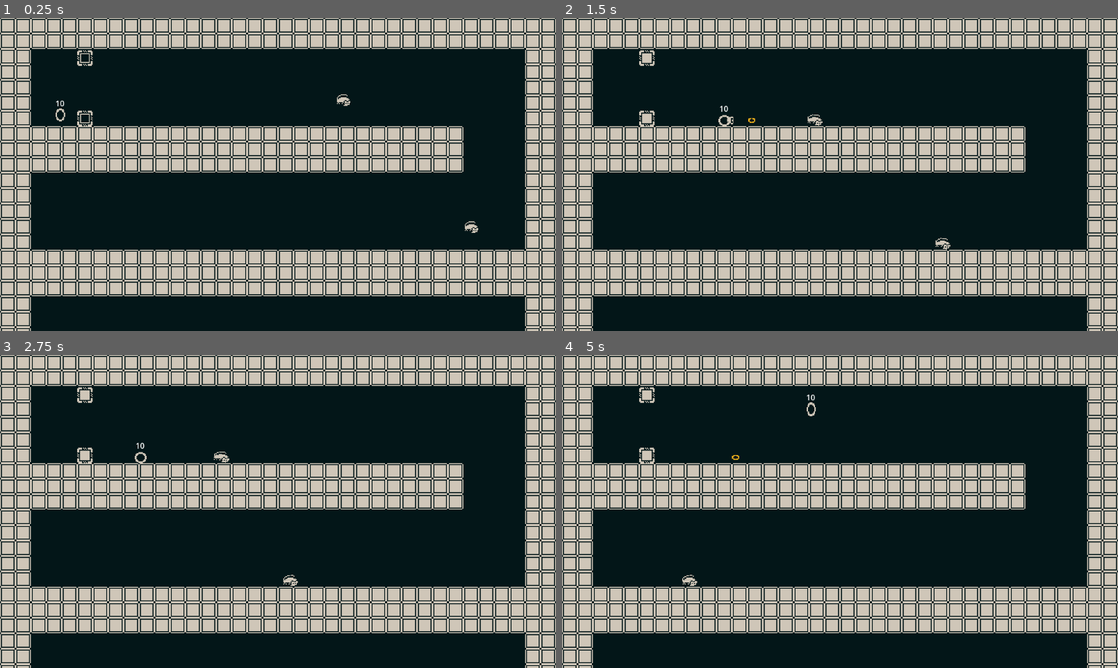
Above: before the commit, frames 1-4 (two rows, left to right).
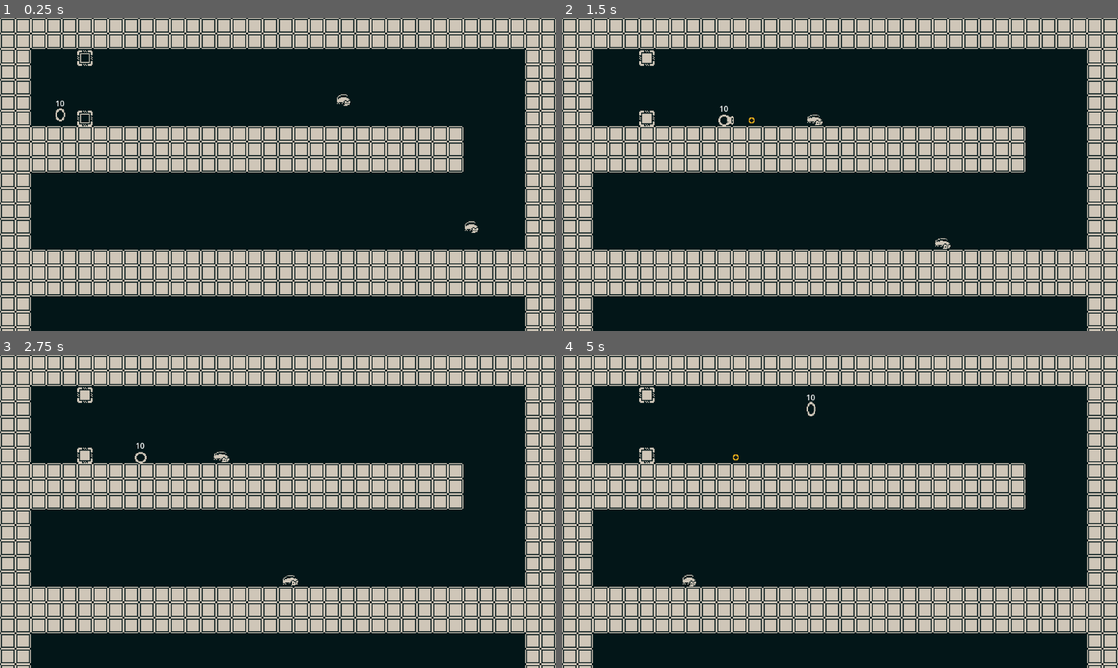
Above: after the commit, the same moments.

Repository: ajerezg/SlimeEscape
Game: Godot game, scene res://test_level.tscn
The game is run twice, just before and just after one commit, with the same random seed, the same clock (stepped at 60 frames per second) and the same inputs.
Inputs (mouse positions are in pixels of both pictures, inside the frame that each line leads up to):
- Up to frame 1 (0.25 s): no input
- Up to frame 2 (1.5 s): move the mouse to (962, 158) at 0.52 s; press the mouse at (962, 158) at 0.53 s; hold D (right) from 0.53 s (still down); tap Space (jump) at 0.77 s; move the mouse to (728, 190) at 1.27 s; release the mouse at (728, 190) at 1.28 s; right-click (728, 190) at 1.35 s
- Up to frame 3 (2.75 s): tap Space (jump) at 1.52 s; move the mouse to (333, 442) at 2.02 s; release D (right) at 2.03 s; press the mouse at (333, 442) at 2.03 s; hold A (left) from 2.03 s (still down)
- Up to frame 4 (5 s): move the mouse to (812, 574) at 2.77 s; release A (left) at 2.78 s; release the mouse at (812, 574) at 2.78 s; hold D (right) 2.78-4.28 s; right-click (812, 574) at 2.85 s; tap Space (jump) at 3.02, 3.77, 4.52 s; move the mouse to (1006, 558) at 3.52 s; press the mouse at (1006, 558) at 3.53 s; move the mouse to (673, 464) at 4.27 s; release the mouse at (673, 464) at 4.28 s; hold A (left) from 4.28 s (still down); right-click (673, 464) at 4.35 s

The runs differ from the first frame. In frame 1, less than 0.1% of the frame differs, in the area x 10-12%, y 29-33%; in frame 2, less than 0.1%, in the area x 28-70%, y 30-74%; in frame 3, less than 0.1%; in frame 4, less than 0.1%.

Commit message:
cambiar animaciones

Diff:
--- a/enemies/enemy_rat.tscn
+++ b/enemies/enemy_rat.tscn
@@ -124,10 +124,10 @@
 tracks/0/interp = 1
 tracks/0/loop_wrap = true
 tracks/0/keys = {
-"times": PackedFloat32Array(0, 0.8),
-"transitions": PackedFloat32Array(1, 1),
-"update": 0,
-"values": [Vector2(1.7, 2.5), Vector2(3, 1)]
+"times": PackedFloat32Array(0, 0.2, 0.4, 0.6, 0.8),
+"transitions": PackedFloat32Array(1, 1, 1, 1, 1),
+"update": 1,
+"values": [Vector2(1.7, 2.5), Vector2(2.025, 2.125), Vector2(2.35, 1.75), Vector2(2.675, 1.375), Vector2(3, 1)]
 }
 tracks/1/type = "value"
 tracks/1/imported = false
@@ -136,10 +136,10 @@
 tracks/1/interp = 1
 tracks/1/loop_wrap = true
 tracks/1/keys = {
-"times": PackedFloat32Array(0, 0.8),
-"transitions": PackedFloat32Array(1, 1),
-"update": 0,
-"values": [0.174533, 0.0]
+"times": PackedFloat32Array(0, 0.2, 0.4, 0.6, 0.8),
+"transitions": PackedFloat32Array(1, 1, 1, 1, 1),
+"update": 1,
+"values": [0.174533, 0.1309, 0.0872665, 0.0436333, 0.0]
 }
 tracks/2/type = "value"
 tracks/2/imported = false
@@ -184,10 +184,10 @@
 tracks/5/interp = 1
 tracks/5/loop_wrap = true
 tracks/5/keys = {
-"times": PackedFloat32Array(0, 0.8),
-"transitions": PackedFloat32Array(1.00019, 1),
-"update": 0,
-"values": [Color(1, 1, 1, 1), Color(0.122252, 0.122252, 0.122252, 1)]
+"times": PackedFloat32Array(0, 0.2, 0.4, 0.6, 0.8),
+"transitions": PackedFloat32Array(1.00019, 1, 1, 1, 1),
+"update": 0,
+"values": [Color(1, 1, 1, 1), Color(0.780621, 0.780621, 0.780621, 1), Color(0.561165, 0.561165, 0.561165, 1), Color(0.341708, 0.341708, 0.341708, 1), Color(0.122252, 0.122252, 0.122252, 1)]
 }
 tracks/6/type = "value"
 tracks/6/imported = false
@@ -228,7 +228,7 @@
 tracks/0/keys = {
 "times": PackedFloat32Array(0, 0.2, 0.4, 0.6, 0.8),
 "transitions": PackedFloat32Array(1, 1, 1, 1, 1),
-"update": 0,
+"update": 1,
 "values": [Vector2(1.7, 2.5), Vector2(1.5, 2.7), Vector2(1.7, 2.5), Vector2(1.5, 2.7), Vector2(1.7, 2.5)]
 }
 tracks/1/type = "value"
@@ -240,7 +240,7 @@
 tracks/1/keys = {
 "times": PackedFloat32Array(0, 0.2, 0.4, 0.6, 0.8),
 "transitions": PackedFloat32Array(1, 1, 1, 1, 1),
-"update": 0,
+"update": 1,
 "values": [0.174533, 0.261799, 0.174533, 0.0872665, 0.174533]
 }
 tracks/2/type = "value"
@@ -328,10 +328,10 @@
 tracks/0/interp = 1
 tracks/0/loop_wrap = true
 tracks/0/keys = {
-"times": PackedFloat32Array(0, 0.4, 0.8),
-"transitions": PackedFloat32Array(1, 1, 1),
-"update": 0,
-"values": [Vector2(2, 2), Vector2(2.3, 1.7), Vector2(2, 2)]
+"times": PackedFloat32Array(0, 0.2, 0.4, 0.6, 0.8),
+"transitions": PackedFloat32Array(1, 1, 1, 1, 1),
+"update": 1,
+"values": [Vector2(2, 2), Vector2(2.15, 1.85), Vector2(2.3, 1.7), Vector2(2.15, 1.85), Vector2(2, 2)]
 }
 tracks/1/type = "value"
 tracks/1/imported = false
@@ -432,7 +432,7 @@
 tracks/0/keys = {
 "times": PackedFloat32Array(0, 0.2, 0.4, 0.6, 0.8),
 "transitions": PackedFloat32Array(1, 1, 1, 1, 1),
-"update": 0,
+"update": 1,
 "values": [Vector2(2, 2), Vector2(2.3, 1.8), Vector2(2, 2), Vector2(2.3, 1.8), Vector2(2, 2)]
 }
 tracks/1/type = "value"
@@ -444,7 +444,7 @@
 tracks/1/keys = {
 "times": PackedFloat32Array(0, 0.2, 0.4, 0.6, 0.8),
 "transitions": PackedFloat32Array(1, 1, 1, 1, 1),
-"update": 0,
+"update": 1,
 "values": [0.0, 0.0872665, 0.0, -0.0872665, 0.0]
 }
 tracks/2/type = "value"
@@ -454,10 +454,10 @@
 tracks/2/interp = 1
 tracks/2/loop_wrap = true
 tracks/2/keys = {
-"times": PackedFloat32Array(0, 0.4, 0.8),
-"transitions": PackedFloat32Array(1, 1, 1),
-"update": 0,
-"values": [Vector2(0, 0), Vector2(0, 0), Vector2(0, 0)]
+"times": PackedFloat32Array(0),
+"transitions": PackedFloat32Array(1),
+"update": 0,
+"values": [Vector2(0, 0)]
 }
 tracks/3/type = "value"
 tracks/3/imported = false
--- a/player/basic_attack_state.tscn
+++ b/player/basic_attack_state.tscn
@@ -45,20 +45,20 @@
 tracks/3/type = "value"
 tracks/3/imported = false
 tracks/3/enabled = true
-tracks/3/path = NodePath("PlayerCenterPosition/Sprite2D/HurtBoxComponent:monitoring")
+tracks/3/path = NodePath("PlayerCenterPosition/HurtBoxComponent:monitoring")
 tracks/3/interp = 1
 tracks/3/loop_wrap = true
 tracks/3/keys = {
 "times": PackedFloat32Array(0),
 "transitions": PackedFloat32Array(1),
 "update": 1,
-"values": [false]
+"values": [true]
 }
 
 [sub_resource type="Animation" id="Animation_b0e3o"]
 resource_name = "attack"
-length = 0.2
-step = 0.2
+length = 0.6
+step = 0.1
 tracks/0/type = "value"
 tracks/0/imported = false
 tracks/0/enabled = true
@@ -66,10 +66,10 @@
 tracks/0/interp = 1
 tracks/0/loop_wrap = true
 tracks/0/keys = {
-"times": PackedFloat32Array(0, 0.2),
-"transitions": PackedFloat32Array(1, 1),
+"times": PackedFloat32Array(0),
+"transitions": PackedFloat32Array(1),
 "update": 1,
-"values": [true, false]
+"values": [true]
 }
 tracks/1/type = "value"
 tracks/1/imported = false
@@ -78,10 +78,10 @@
 tracks/1/interp = 1
 tracks/1/loop_wrap = true
 tracks/1/keys = {
-"times": PackedFloat32Array(0, 0.2, 0.4),
-"transitions": PackedFloat32Array(1, 1, 1),
-"update": 0,
-"values": [Vector2(1, 1), Vector2(2, 2), Vector2(2, 2)]
+"times": PackedFloat32Array(0, 0.1, 0.2, 0.3, 0.4, 0.5, 0.6),
+"transitions": PackedFloat32Array(1, 1, 1, 1, 1, 1, 1),
+"update": 1,
+"values": [Vector2(1, 3), Vector2(1.5, 2.5), Vector2(2, 2), Vector2(1.75, 1.75), Vector2(1.5, 1.5), Vector2(1.25, 1.25), Vector2(1, 1)]
 }
 tracks/2/type = "value"
 tracks/2/imported = false
@@ -90,22 +90,22 @@
 tracks/2/interp = 1
 tracks/2/loop_wrap = true
 tracks/2/keys = {
-"times": PackedFloat32Array(0, 0.2, 0.4),
-"transitions": PackedFloat32Array(1, 1, 1),
-"update": 0,
-"values": [Vector2(5, 0), Vector2(30, 0), Vector2(30, 0)]
+"times": PackedFloat32Array(0, 0.1, 0.2, 0.3, 0.4, 0.5, 0.6),
+"transitions": PackedFloat32Array(1, 1, 1, 1, 1, 1, 1),
+"update": 1,
+"values": [Vector2(20, 0), Vector2(25, 0), Vector2(30, 0), Vector2(25, 0), Vector2(20, 0), Vector2(15, 0), Vector2(10, 0)]
 }
 tracks/3/type = "value"
 tracks/3/imported = false
 tracks/3/enabled = true
-tracks/3/path = NodePath("PlayerCenterPosition/Sprite2D/HurtBoxComponent:monitoring")
+tracks/3/path = NodePath("PlayerCenterPosition/HurtBoxComponent:monitoring")
 tracks/3/interp = 1
 tracks/3/loop_wrap = true
 tracks/3/keys = {
-"times": PackedFloat32Array(0),
-"transitions": PackedFloat32Array(1),
+"times": PackedFloat32Array(0, 0.3),
+"transitions": PackedFloat32Array(1, 1),
 "update": 1,
-"values": [true]
+"values": [true, false]
 }
 
 [sub_resource type="Animation" id="Animation_8u3kj"]
@@ -127,7 +127,7 @@
 tracks/1/type = "value"
 tracks/1/imported = false
 tracks/1/enabled = true
-tracks/1/path = NodePath("PlayerCenterPosition/Sprite2D/HurtBoxComponent:monitoring")
+tracks/1/path = NodePath("PlayerCenterPosition/HurtBoxComponent:monitoring")
 tracks/1/interp = 1
 tracks/1/loop_wrap = true
 tracks/1/keys = {
@@ -144,8 +144,8 @@
 "idle": SubResource("Animation_8u3kj")
 }
 
-[sub_resource type="CircleShape2D" id="CircleShape2D_qmydm"]
-radius = 9.0
+[sub_resource type="RectangleShape2D" id="RectangleShape2D_jou5a"]
+size = Vector2(36, 86)
 
 [node name="BasicAttackState" type="Node"]
 script = ExtResource("1_gevl4")
@@ -173,13 +173,12 @@
 vframes = 22
 frame = 827
 
-[node name="HurtBoxComponent" parent="PlayerCenterPosition/Sprite2D" groups=["player_hurtbox"] instance=ExtResource("3_bkf5o")]
-monitoring = false
-monitorable = true
+[node name="HurtBoxComponent" parent="PlayerCenterPosition" groups=["player_hurtbox"] instance=ExtResource("3_bkf5o")]
 
-[node name="CollisionShape2D" type="CollisionShape2D" parent="PlayerCenterPosition/Sprite2D/HurtBoxComponent"]
-shape = SubResource("CircleShape2D_qmydm")
+[node name="CollisionShape2D" type="CollisionShape2D" parent="PlayerCenterPosition/HurtBoxComponent"]
+position = Vector2(-5.00016, -43)
+shape = SubResource("RectangleShape2D_jou5a")
 
 [node name="AudioStreamPlayer2D" type="AudioStreamPlayer2D" parent="."]
 
-[connection signal="area_entered" from="PlayerCenterPosition/Sprite2D/HurtBoxComponent" to="." method="_on_hurt_box_component_area_entered"]
+[connection signal="area_entered" from="PlayerCenterPosition/HurtBoxComponent" to="." method="_on_hurt_box_component_area_entered"]
--- a/player/basic_range_attack_state.tscn
+++ b/player/basic_range_attack_state.tscn
@@ -45,7 +45,7 @@
 [sub_resource type="Animation" id="Animation_vqo2v"]
 resource_name = "attack"
 length = 0.4
-step = 0.2
+step = 0.1
 tracks/0/type = "value"
 tracks/0/imported = false
 tracks/0/enabled = true
@@ -65,10 +65,10 @@
 tracks/1/interp = 1
 tracks/1/loop_wrap = true
 tracks/1/keys = {
-"times": PackedFloat32Array(0, 0.2, 0.4),
-"transitions": PackedFloat32Array(1, 1, 1),
-"update": 0,
-"values": [Vector2(2.5, 2.5), Vector2(1, 1), Vector2(0.5, 0.5)]
+"times": PackedFloat32Array(0, 0.1, 0.2, 0.3, 0.4),
+"transitions": PackedFloat32Array(1, 1, 1, 1, 1),
+"update": 1,
+"values": [Vector2(2.5, 2.5), Vector2(1.75, 1.75), Vector2(1, 1), Vector2(0.75, 0.75), Vector2(0.5, 0.5)]
 }
 tracks/2/type = "value"
 tracks/2/imported = false
@@ -77,10 +77,10 @@
 tracks/2/interp = 1
 tracks/2/loop_wrap = true
 tracks/2/keys = {
-"times": PackedFloat32Array(0, 0.4),
-"transitions": PackedFloat32Array(1, 1),
-"update": 0,
-"values": [Vector2(25, 0), Vector2(10, 0)]
+"times": PackedFloat32Array(0, 0.1, 0.2, 0.3, 0.4),
+"transitions": PackedFloat32Array(1, 1, 1, 1, 1),
+"update": 1,
+"values": [Vector2(25, 0), Vector2(21.25, 0), Vector2(17.5, 0), Vector2(13.75, 0), Vector2(10, 0)]
 }
 
 [sub_resource type="Animation" id="Animation_y57gx"]
--- a/player/basic_range_projectile.gd
+++ b/player/basic_range_projectile.gd
@@ -11,7 +11,7 @@
 @export var damage := 5.0
 @export var speed := 500.0
 @export var duration_time := 2.0
-@export var impact_time := 0.2
+@export var impact_time := 0.3
 
 var has_impacted = false
 var direction: float
--- a/player/basic_range_projectile.tscn
+++ b/player/basic_range_projectile.tscn
@@ -48,8 +48,8 @@
 
 [sub_resource type="Animation" id="Animation_im763"]
 resource_name = "impacting"
-length = 0.2
-step = 0.2
+length = 0.3
+step = 0.1
 tracks/0/type = "value"
 tracks/0/imported = false
 tracks/0/enabled = true
@@ -57,10 +57,10 @@
 tracks/0/interp = 1
 tracks/0/loop_wrap = true
 tracks/0/keys = {
-"times": PackedFloat32Array(0, 0.2),
-"transitions": PackedFloat32Array(1, 1),
-"update": 0,
-"values": [Vector2(1.5, 1.5), Vector2(2.5, 2.5)]
+"times": PackedFloat32Array(0, 0.1, 0.2),
+"transitions": PackedFloat32Array(1, 1, 1),
+"update": 1,
+"values": [Vector2(1.5, 1.5), Vector2(2, 2), Vector2(2.5, 2.5)]
 }
 tracks/1/type = "value"
 tracks/1/imported = false
@@ -81,10 +81,10 @@
 tracks/2/interp = 1
 tracks/2/loop_wrap = true
 tracks/2/keys = {
-"times": PackedFloat32Array(0, 0.2),
-"transitions": PackedFloat32Array(1, 1),
-"update": 0,
-"values": [0.0, 0.785398]
+"times": PackedFloat32Array(0, 0.0001, 0.1, 0.2),
+"transitions": PackedFloat32Array(1, 1, 1, 1),
+"update": 1,
+"values": [0.0, 0.0, 0.392503, 0.785398]
 }
 
 [sub_resource type="Animation" id="Animation_ak66u"]
@@ -100,7 +100,7 @@
 tracks/0/keys = {
 "times": PackedFloat32Array(0, 0.2, 0.4),
 "transitions": PackedFloat32Array(1, 1, 1),
-"update": 0,
+"update": 1,
 "values": [Vector2(2, 2), Vector2(2.5, 1.5), Vector2(2, 2)]
 }
 tracks/1/type = "value"
--- a/player/player.tscn
+++ b/player/player.tscn
@@ -69,7 +69,7 @@
 [sub_resource type="Animation" id="Animation_qgk68"]
 resource_name = "get_hit"
 length = 0.8
-step = 0.2
+step = 0.1
 tracks/0/type = "value"
 tracks/0/imported = false
 tracks/0/enabled = true
@@ -77,10 +77,10 @@
 tracks/0/interp = 1
 tracks/0/loop_wrap = true
 tracks/0/keys = {
-"times": PackedFloat32Array(0, 0.2, 0.4, 0.6, 0.8),
-"transitions": PackedFloat32Array(1, 1, 1, 1, 1),
-"update": 0,
-"values": [Vector2(1.5, 2.5), Vector2(1.7, 2.3), Vector2(1.5, 2.5), Vector2(1.7, 2.3), Vector2(1.5, 2.5)]
+"times": PackedFloat32Array(0, 0.1, 0.2, 0.3, 0.4, 0.5, 0.6, 0.7, 0.8),
+"transitions": PackedFloat32Array(1, 1, 1, 1, 1, 1, 1, 1, 1),
+"update": 1,
+"values": [Vector2(1.5, 2.5), Vector2(1.6, 2.4), Vector2(1.7, 2.3), Vector2(1.6, 2.4), Vector2(1.5, 2.5), Vector2(1.6, 2.4), Vector2(1.7, 2.3), Vector2(1.6, 2.4), Vector2(1.5, 2.5)]
 }
 tracks/1/type = "value"
 tracks/1/imported = false
@@ -91,7 +91,7 @@
 tracks/1/keys = {
 "times": PackedFloat32Array(0, 0.2, 0.4, 0.6, 0.8),
 "transitions": PackedFloat32Array(1, 1, 1, 1, 1),
-"update": 0,
+"update": 1,
 "values": [Color(1, 1, 1, 1), Color(0.940031, 0, 0.0374657, 1), Color(1, 1, 1, 1), Color(0.940031, 0, 0.0374657, 1), Color(1, 1, 1, 1)]
 }
 tracks/2/type = "value"
@@ -123,7 +123,7 @@
 resource_name = "idle"
 length = 0.8
 loop_mode = 1
-step = 0.2
+step = 0.1
 tracks/0/type = "value"
 tracks/0/imported = false
 tracks/0/enabled = true
@@ -131,10 +131,10 @@
 tracks/0/interp = 1
 tracks/0/loop_wrap = true
 tracks/0/keys = {
-"times": PackedFloat32Array(0, 0.4, 0.8),
-"transitions": PackedFloat32Array(1, 1, 1),
-"update": 0,
-"values": [Vector2(2, 2), Vector2(2.2, 1.8), Vector2(2, 2)]
+"times": PackedFloat32Array(0, 0.1, 0.2, 0.3, 0.4, 0.5, 0.6, 0.7, 0.8),
+"transitions": PackedFloat32Array(1, 1, 1, 1, 1, 1, 1, 1, 1),
+"update": 1,
+"values": [Vector2(2, 2), Vector2(2.05, 1.95), Vector2(2.1, 1.9), Vector2(2.15, 1.85), Vector2(2.2, 1.8), Vector2(2.15, 1.85), Vector2(2.1, 1.9), Vector2(2.05, 1.95), Vector2(2, 2)]
 }
 tracks/1/type = "value"
 tracks/1/imported = false
@@ -143,10 +143,10 @@
 tracks/1/interp = 1
 tracks/1/loop_wrap = true
 tracks/1/keys = {
-"times": PackedFloat32Array(0, 0.4, 0.8),
-"transitions": PackedFloat32Array(1, 1, 1),
-"update": 0,
-"values": [Vector2(0, 0), Vector2(0, 1), Vector2(0, 0)]
+"times": PackedFloat32Array(0, 0.1, 0.2, 0.3, 0.4, 0.5, 0.6, 0.7, 0.8),
+"transitions": PackedFloat32Array(1, 1, 1, 1, 1, 1, 1, 1, 1),
+"update": 1,
+"values": [Vector2(0, 0), Vector2(0, 0.25), Vector2(0, 0.5), Vector2(0, 0.75), Vector2(0, 1), Vector2(0, 0.75), Vector2(0, 0.5), Vector2(0, 0.25), Vector2(0, 0)]
 }
 tracks/2/type = "value"
 tracks/2/imported = false
@@ -177,7 +177,7 @@
 resource_name = "jump"
 length = 0.8
 loop_mode = 1
-step = 0.2
+step = 0.1
 tracks/0/type = "value"
 tracks/0/imported = false
 tracks/0/enabled = true
@@ -185,10 +185,10 @@
 tracks/0/interp = 1
 tracks/0/loop_wrap = true
 tracks/0/keys = {
-"times": PackedFloat32Array(0, 0.2, 0.4, 0.6, 0.8),
-"transitions": PackedFloat32Array(1, 1, 1, 1, 1),
-"update": 0,
-"values": [Vector2(1.5, 2.5), Vector2(1.7, 2.3), Vector2(1.5, 2.5), Vector2(1.7, 2.3), Vector2(1.5, 2.5)]
+"times": PackedFloat32Array(0, 0.1, 0.2, 0.3, 0.4, 0.5, 0.6, 0.7, 0.8),
+"transitions": PackedFloat32Array(1, 1, 1, 1, 1, 1, 1, 1, 1),
+"update": 1,
+"values": [Vector2(1.5, 2.5), Vector2(1.6, 2.4), Vector2(1.7, 2.3), Vector2(1.6, 2.4), Vector2(1.5, 2.5), Vector2(1.6, 2.4), Vector2(1.7, 2.3), Vector2(1.6, 2.4), Vector2(1.5, 2.5)]
 }
 tracks/1/type = "value"
 tracks/1/imported = false
@@ -199,7 +199,7 @@
 tracks/1/keys = {
 "times": PackedFloat32Array(0),
 "transitions": PackedFloat32Array(1),
-"update": 0,
+"update": 1,
 "values": [Color(1, 1, 1, 1)]
 }
 tracks/2/type = "value"
--- a/player/states/basic_attack_state.gd
+++ b/player/states/basic_attack_state.gd
@@ -11,7 +11,7 @@
 @export var damage := 10
 
 var attack_time := 0.2
-var rest_time := 0.1
+var rest_time := 0.4
 
 
 func _ready() -> void:
@@ -38,7 +38,7 @@
 	player_center_position.position = player.position
 	if !attack_timer.is_stopped():
 		animation_player.play("attack")
-	else:
+	elif rest_timer.is_stopped():
 		animation_player.play("idle")
 		next_state = idle_state
 
